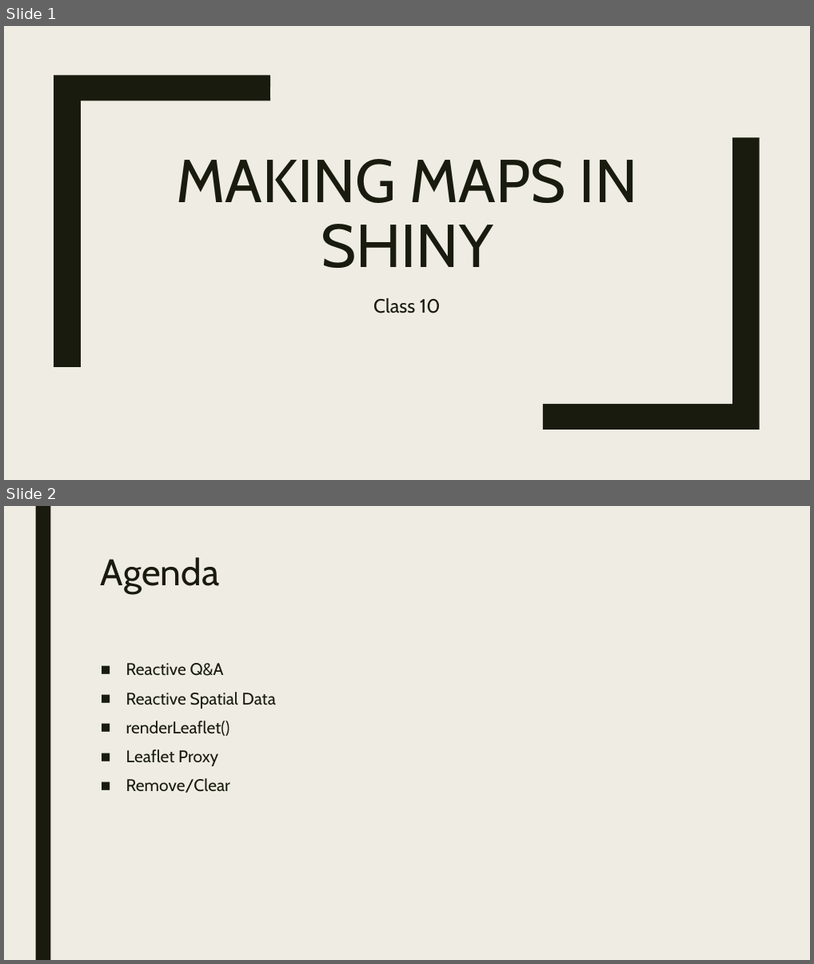
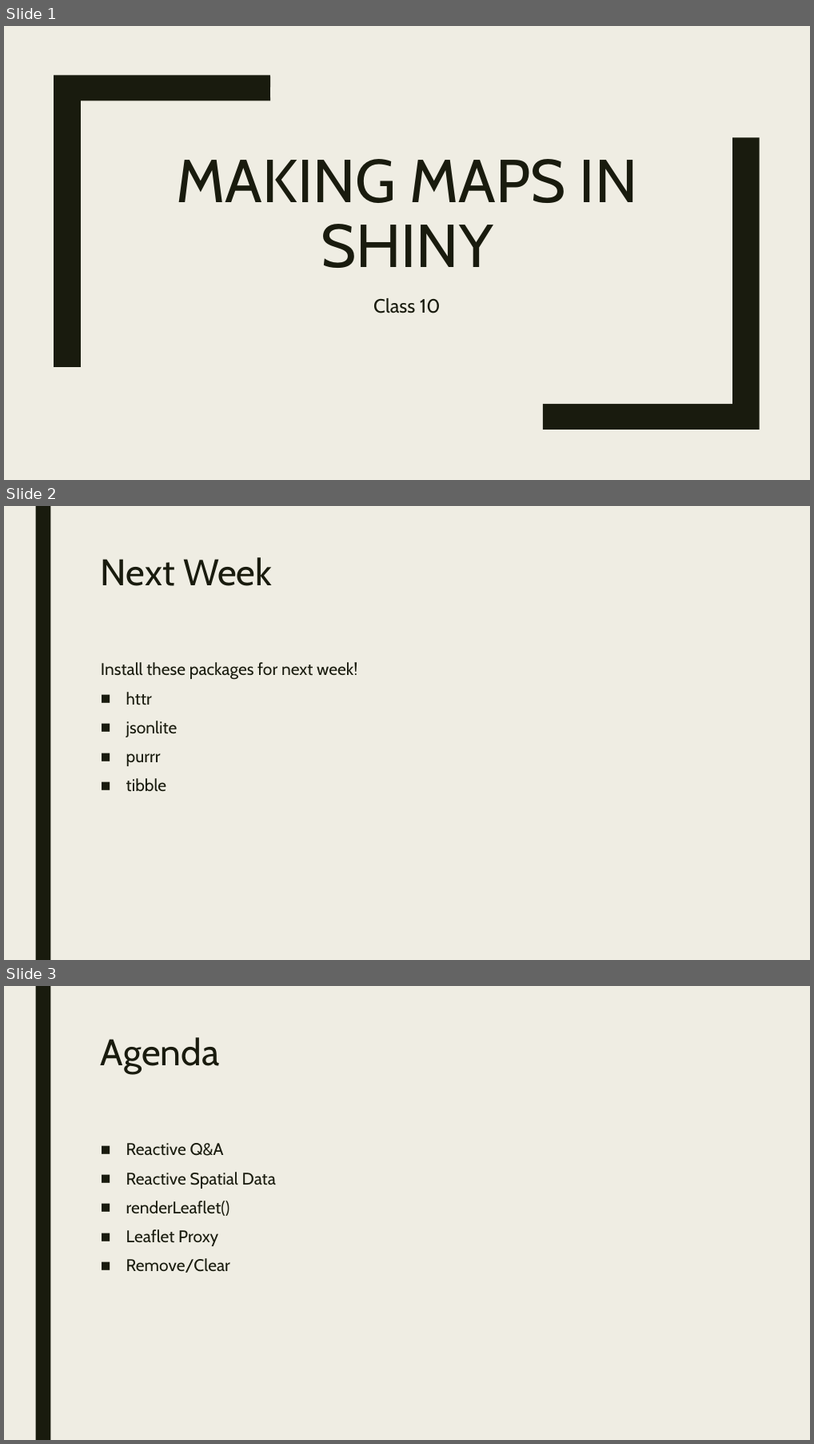
Before and after one commit to RforOperations2018/Class_10-Leaflet-Shiny, a slide deck: Class 10.pptx. Shown one above the other, each under a label of ours: slides 1 and 2 before the commit, slides 1, 2 and 3 after it. The pictures are 814x964 and 814x1444 pixels, drawn with LibreOffice and Linux fonts; fonts in the diff are those of the drawing. Boxes give left, top, right and bottom in pixels: in the first picture for what was removed or moved away, otherwise in the second. Text is boxed around its words. In the diff, an @@ line names an element or a change of style, - is before the commit and + after.

```diff
--- a/Class 10.pptx
+++ b/Class 10.pptx
@@ slide 2 added at [4,506,810,960], background #EFEDE3; not listed: 1 template element that a slide beside it also shows @@
@@ title added at [101,557,272,586], 44 pt, text #191B0E @@
+Next Week
@@ text added at [101,662,358,792], 20 pt, text #191B0E @@
+Install these packages for next week!
+■ httr
+■ jsonlite
+■ purrr
+■ tibble
@@ what was slide 2 is now slide 3 @@
```
Also in this commit, not shown: 3 other files.
